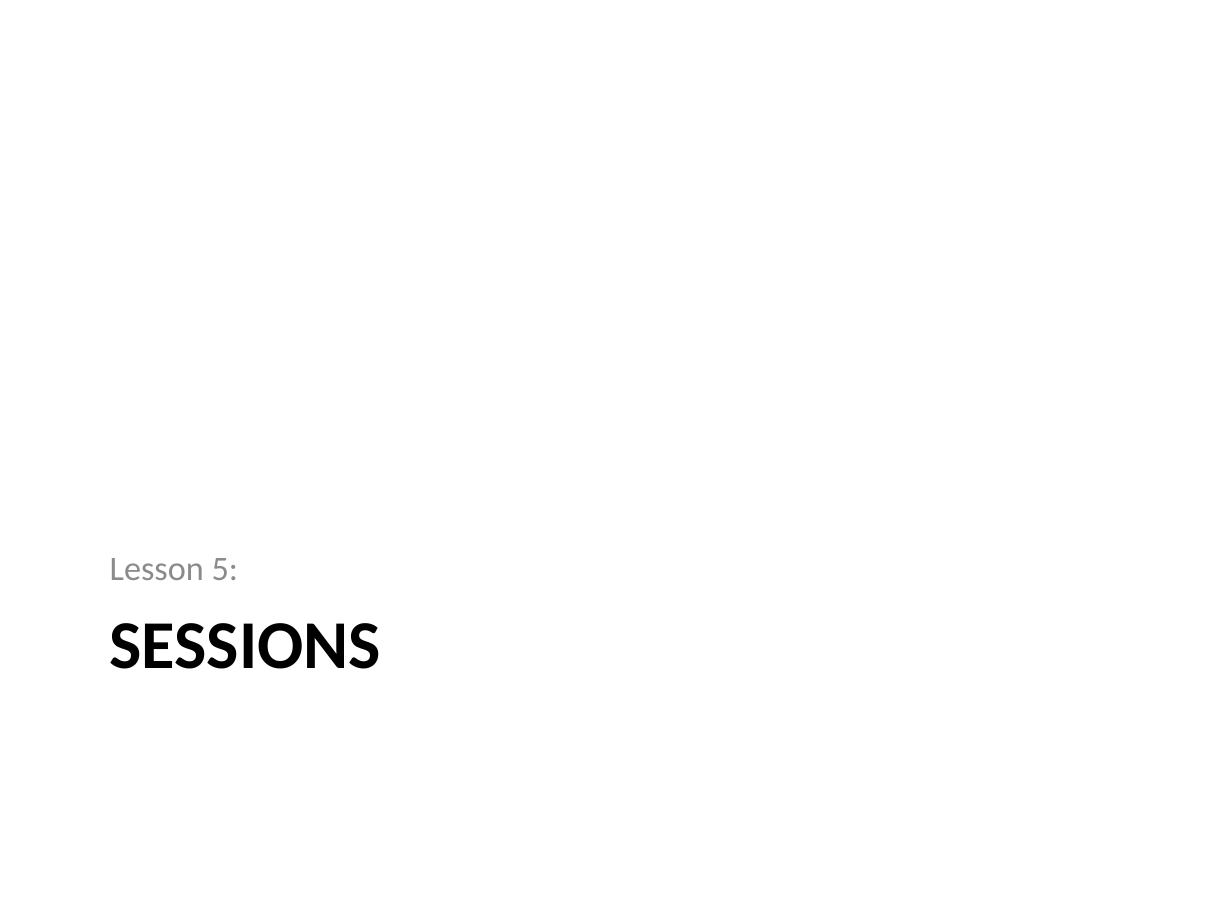
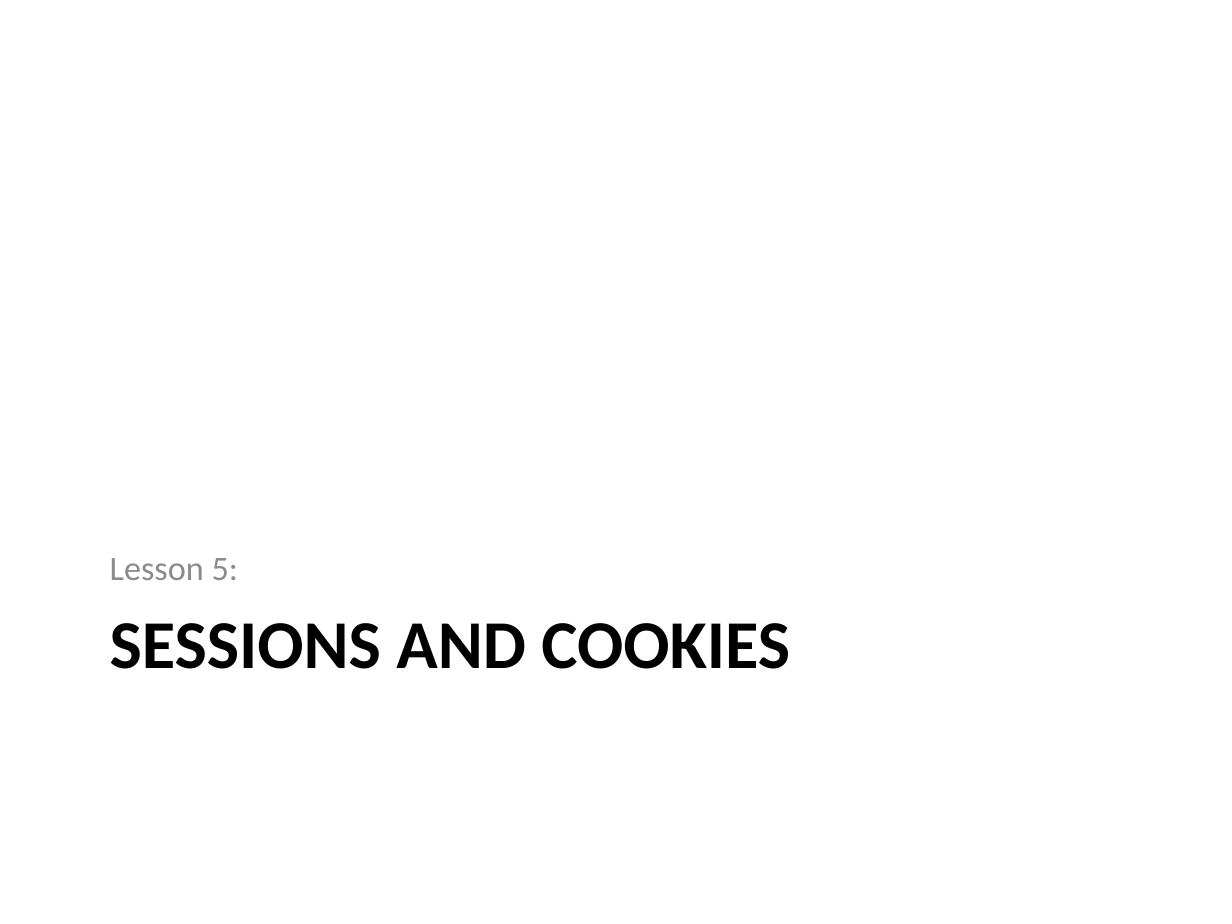
Before and after one commit to PHPEmbark/curriculum, a slide deck: slide 59 of course/2 - The Internet/The Internet.pptx (slide 39 before the commit). Drawn at 1232x924 pixels with LibreOffice and Linux fonts; fonts in the diff are those of the drawing. Boxes give left, top, right and bottom in pixels: in the first picture for what was removed or moved away, otherwise in the second. Text is boxed around its words. In the diff, an @@ line names an element or a change of style, - is before the commit and + after.

```diff
--- a/course/2 - The Internet/The Internet.pptx
+++ b/course/2 - The Internet/The Internet.pptx
@@ title at bbox=[110, 623, 790, 669]: text changed @@
-SESSIONS
+SESSIONS AND COOKIES
```
Also in this commit, not shown: 6 other slides changed, 26 slides added, 1 slide removed.
